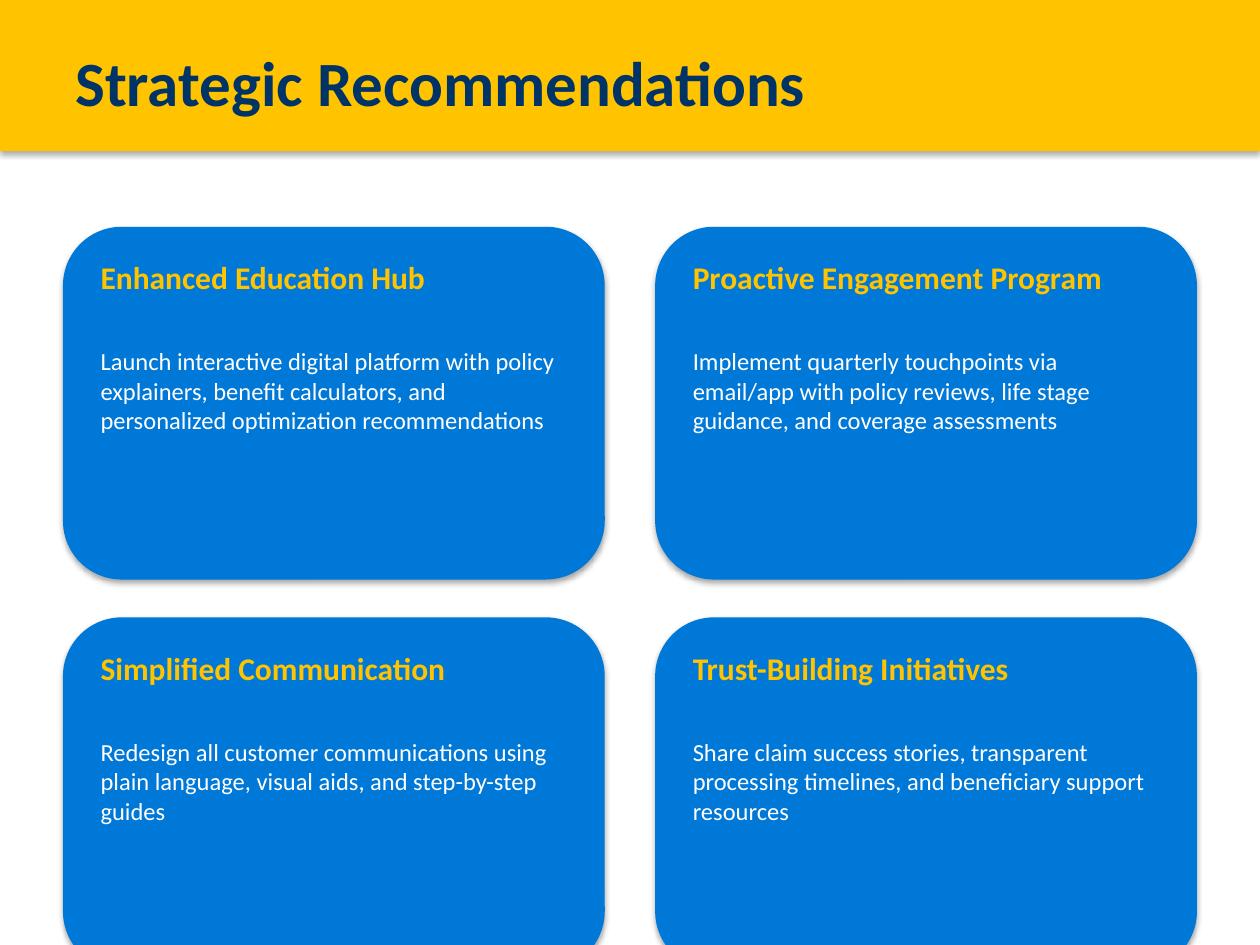
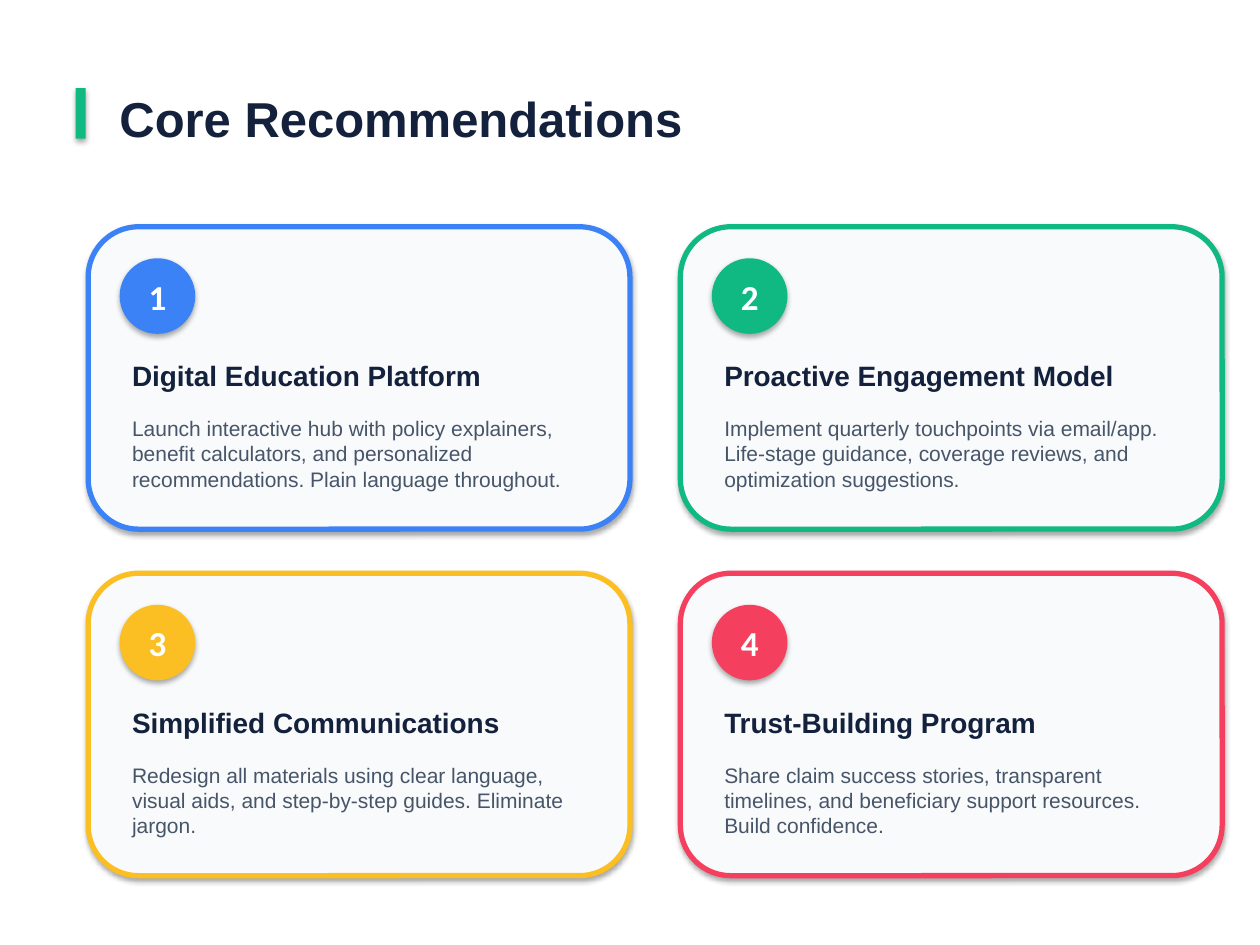
Before and after one commit to Siva15082001/Portfolio, a slide deck: slide 12 of PPM_Survey_Presentation.pptx (slide 10 before the commit). Drawn at 1260x945 pixels with LibreOffice and Linux fonts; fonts in the diff are those of the drawing. Boxes give left, top, right and bottom in pixels: in the first picture for what was removed or moved away, otherwise in the second. Text is boxed around its words. In the diff, an @@ line names an element or a change of style, - is before the commit and + after.

```diff
--- a/PPM_Survey_Presentation.pptx
+++ b/PPM_Survey_Presentation.pptx
@@ rectangle removed at <box>0,0,1260,151</box> @@
@@ rectangle added at <box>76,88,86,139</box>, fill #10B981 @@
@@ text at <box>119,101,683,138</box>: text changed; size 36 to 28 pt; font Calibri to Arial; text colour #003366 to #14213D @@
-Strategic Recommendations
+Core Recommendations
@@ rounded rectangle: place and size @@
-rounded rectangle at <box>63,227,605,580</box>
+rounded rectangle at <box>88,227,630,529</box>
@@ rounded rectangle at <box>88,227,630,529</box>: fill #0078D7 to #F9FAFB; outline none to #3B82F6 3 pt @@
@@ rounded rectangle: place and size @@
-rounded rectangle at <box>655,227,1197,580</box>
+rounded rectangle at <box>680,227,1222,529</box>
@@ rounded rectangle at <box>680,227,1222,529</box>: fill #0078D7 to #F9FAFB; outline none to #10B981 3 pt @@
@@ text removed at <box>101,267,425,290</box> @@
-Enhanced Education Hub
@@ ellipse added at <box>120,258,195,334</box>, fill #3B82F6 @@
@@ ellipse added at <box>712,258,788,334</box>, fill #10B981 @@
@@ text added at <box>149,287,167,310</box>, 20 pt, text #FFFFFF, bold @@
+1
@@ text added at <box>741,287,759,310</box>, 20 pt, text #FFFFFF, bold @@
+2
@@ text added at <box>132,365,481,392</box>, 16 pt, text #14213D, bold @@
+Digital Education Platform
@@ text at <box>724,365,1114,392</box>: text changed; size 18 to 16 pt; font Calibri to Arial; text colour #FFC300 to #14213D @@
-Proactive Engagement Program
+Proactive Engagement Model
@@ text at <box>132,421,561,491</box>: text changed; size 14 to 12 pt; font Calibri to Arial; text colour #FFFFFF to #475569 @@
-Launch interactive digital platform with policy explainers, benefit calculators, and personalized optimization recommendations
+Launch interactive hub with policy explainers, benefit calculators, and personalized recommendations. Plain language throughout.
@@ text at <box>724,421,1158,491</box>: text changed; size 14 to 12 pt; font Calibri to Arial; text colour #FFFFFF to #475569 @@
-Implement quarterly touchpoints via email/app with policy reviews, life stage guidance, and coverage assessments
+Implement quarterly touchpoints via email/app. Life-stage guidance, coverage reviews, and optimization suggestions.
@@ rounded rectangle: place and size @@
-rounded rectangle at <box>63,617,605,945</box>
+rounded rectangle at <box>88,573,630,876</box>
@@ rounded rectangle at <box>88,573,630,876</box>: fill #0078D7 to #F9FAFB; outline none to #FBBF24 3 pt @@
@@ rounded rectangle: place and size @@
-rounded rectangle at <box>655,617,1197,945</box>
+rounded rectangle at <box>680,573,1222,876</box>
@@ rounded rectangle at <box>680,573,1222,876</box>: fill #0078D7 to #F9FAFB; outline none to #F43F5E 3 pt @@
@@ ellipse added at <box>120,605,195,680</box>, fill #FBBF24 @@
@@ ellipse added at <box>712,605,788,680</box>, fill #F43F5E @@
@@ text added at <box>149,633,167,657</box>, 20 pt, text #FFFFFF, bold @@
+3
@@ text added at <box>741,633,759,656</box>, 20 pt, text #FFFFFF, bold @@
+4
@@ text at <box>132,712,499,738</box>: text changed; size 18 to 16 pt; font Calibri to Arial; text colour #FFC300 to #14213D @@
-Simplified Communication
+Simplified Communications
@@ text at <box>724,712,1036,738</box>: text changed; size 18 to 16 pt; font Calibri to Arial; text colour #FFC300 to #14213D @@
-Trust-Building Initiatives
+Trust-Building Program
@@ text at <box>132,768,563,838</box>: text changed; size 14 to 12 pt; font Calibri to Arial; text colour #FFFFFF to #475569 @@
-Redesign all customer communications using plain language, visual aids, and step-by-step guides
+Redesign all materials using clear language, visual aids, and step-by-step guides. Eliminate jargon.
@@ text at <box>724,768,1140,833</box>: text changed; size 14 to 12 pt; font Calibri to Arial; text colour #FFFFFF to #475569 @@
-Share claim success stories, transparent processing timelines, and beneficiary support resources
+Share claim success stories, transparent timelines, and beneficiary support resources. Build confidence.
```
Also in this commit, not shown: 3 other slides changed, 10 slides added, 8 slides removed, 2 other files.
